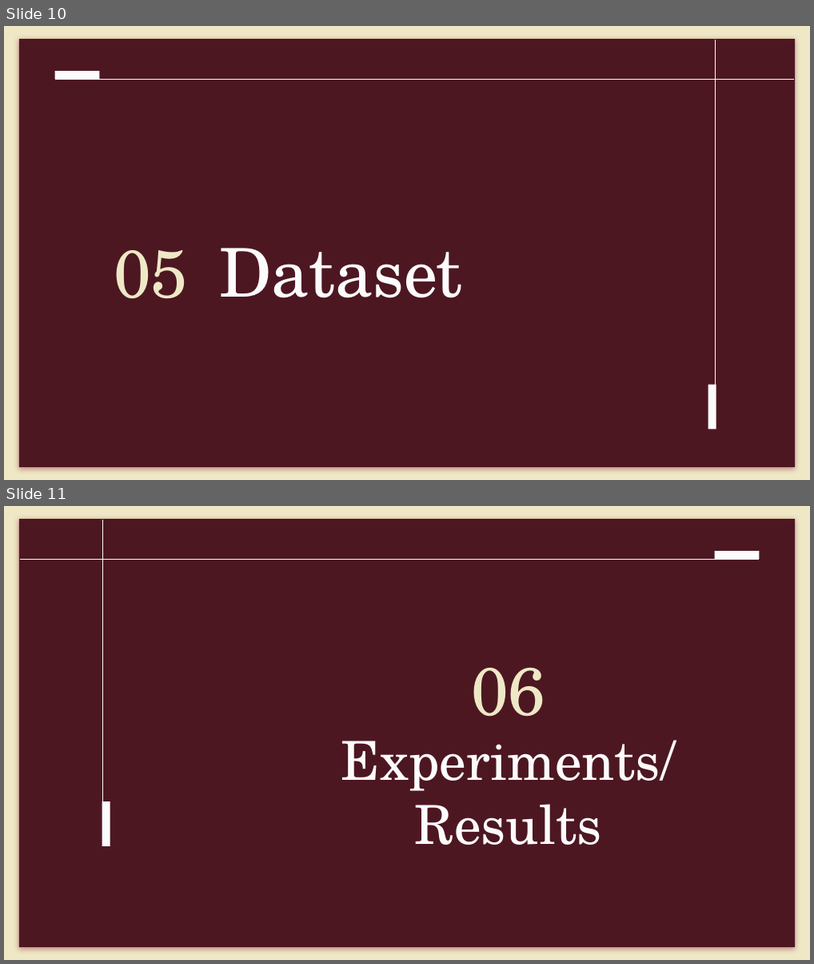
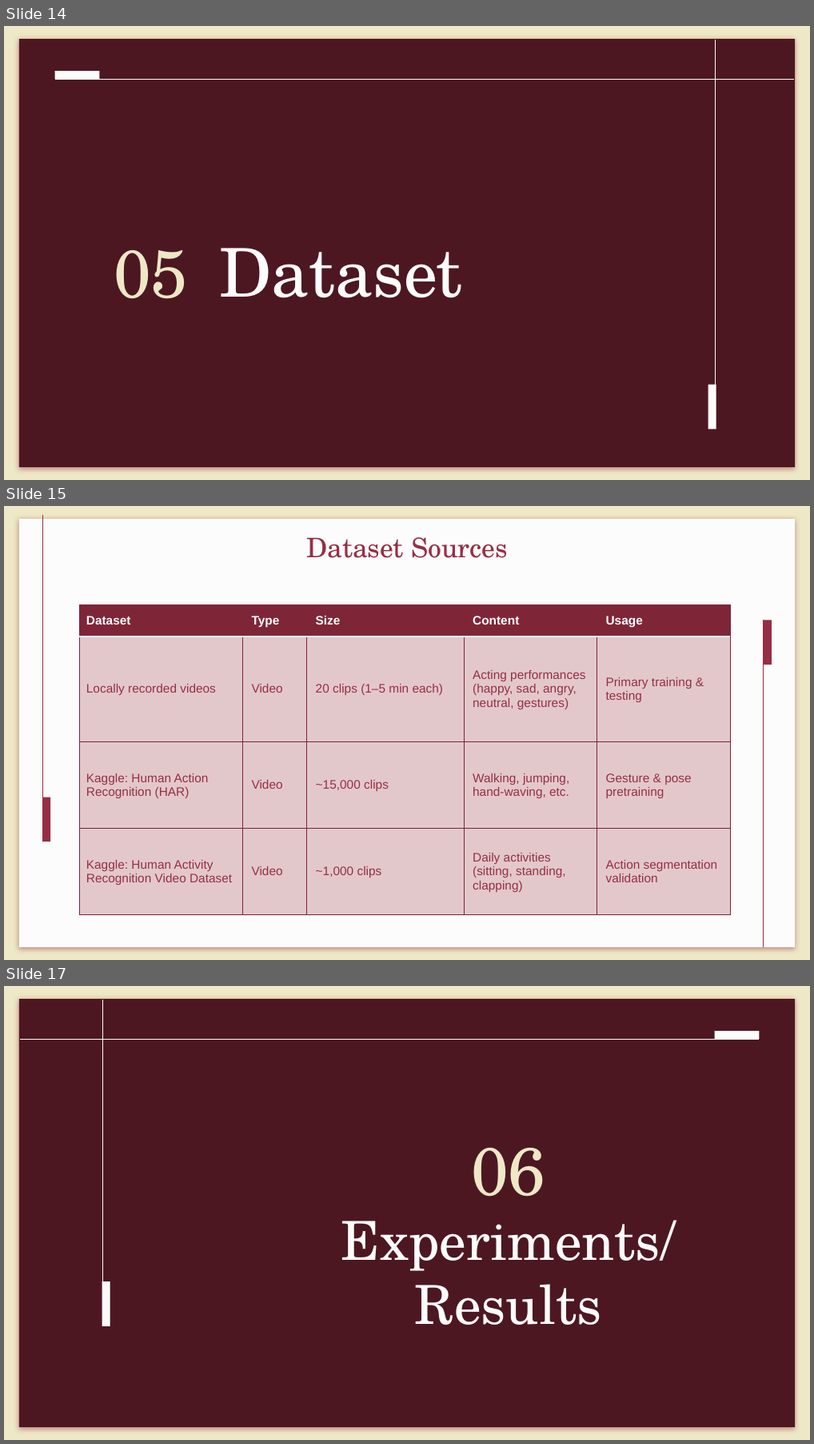
Before and after one commit to MiraPhilip12/Graduation_Project_ESLSCA, a slide deck: Final Milestone/Graduation_Project_Final_Presentation.pptx. Shown one above the other, each under a label of ours: slides 10 and 11 before the commit, slides 14, 15 and 17 after it; the slides between them are not shown. The pictures are 814x964 and 814x1444 pixels, drawn with LibreOffice and Linux fonts; fonts in the diff are those of the drawing. Boxes give left, top, right and bottom in pixels: in the first picture for what was removed or moved away, otherwise in the second. Text is boxed around its words. In the diff, an @@ line names an element or a change of style, - is before the commit and + after.

```diff
--- a/Final Milestone/Graduation_Project_Final_Presentation.pptx
+++ b/Final Milestone/Graduation_Project_Final_Presentation.pptx
@@ slide 15 added at [4, 506, 810, 960], background #EEE8C6 @@
@@ rectangle added at [19, 519, 795, 947], fill #FCFCFC @@
@@ title added at [306, 537, 508, 558], 24 pt, text #962E44 @@
+Dataset Sources
@@ table added at [80, 605, 730, 915], 4 rows, 5 columns @@
+Dataset | Type | Size | Content | Usage
+Locally recorded videos | Video | 20 clips (1–5 min each) | Acting performances (happy, sad, angry, neutral, gestures) | Primary training & testing
+Kaggle: Human Action Recognition (HAR) | Video | ~15,000 clips | Walking, jumping, hand-waving, etc. | Gesture & pose pretraining
+Kaggle: Human Activity Recognition Video Dataset | Video | ~1,000 clips | Daily activities (sitting, standing, clapping) | Action segmentation validation
@@ group added at [42, 515, 772, 947]: 2 rectangles, 2 lines @@
@@ what was slide 10 is now slide 14 @@
@@ what was slide 11 is now slide 17 @@
```
Also in this commit, not shown: 2 slides changed, 6 other slides added, 4 slides removed, 3 other files.
